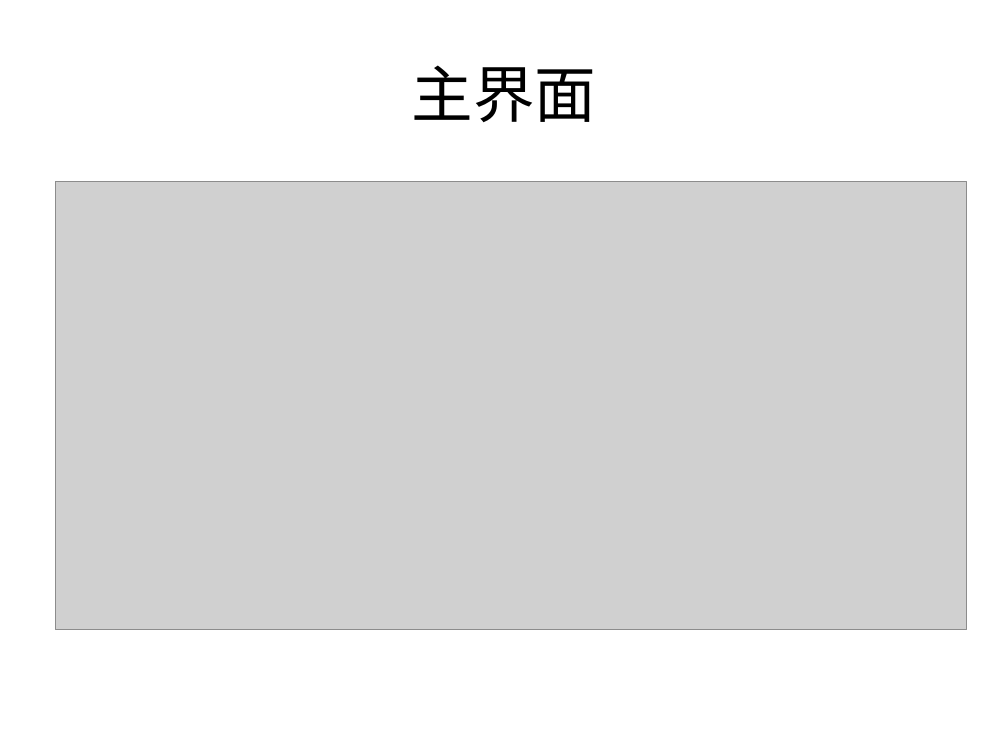
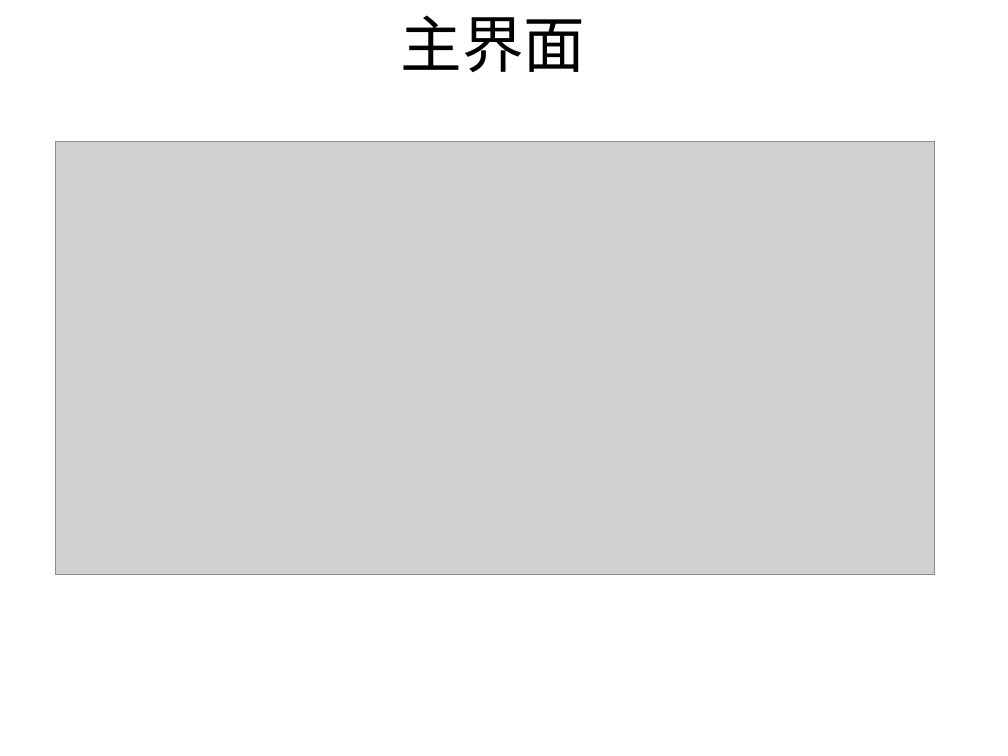
Before and after one commit to huhongjun/gridstudio, a slide deck: slide 3 of docu/GridStudio-Architecture.pptx. Drawn at 1008x756 pixels with LibreOffice and Linux fonts; fonts in the diff are those of the drawing; grey boxes stand for pictures. Boxes give left, top, right and bottom in pixels: in the first picture for what was removed or moved away, otherwise in the second. Text is boxed around its words. In the diff, an @@ line names an element or a change of style, - is before the commit and + after.

```diff
--- a/docu/GridStudio-Architecture.pptx
+++ b/docu/GridStudio-Architecture.pptx
@@ title "主界面" moved from (x1=411, y1=65, x2=596, y2=122) to (x1=400, y1=15, x2=585, y2=72) @@
@@ picture resized from (x1=55, y1=181, x2=967, y2=630) to (x1=55, y1=142, x2=935, y2=576) @@
```
Also in this commit, not shown: 4 other files.
